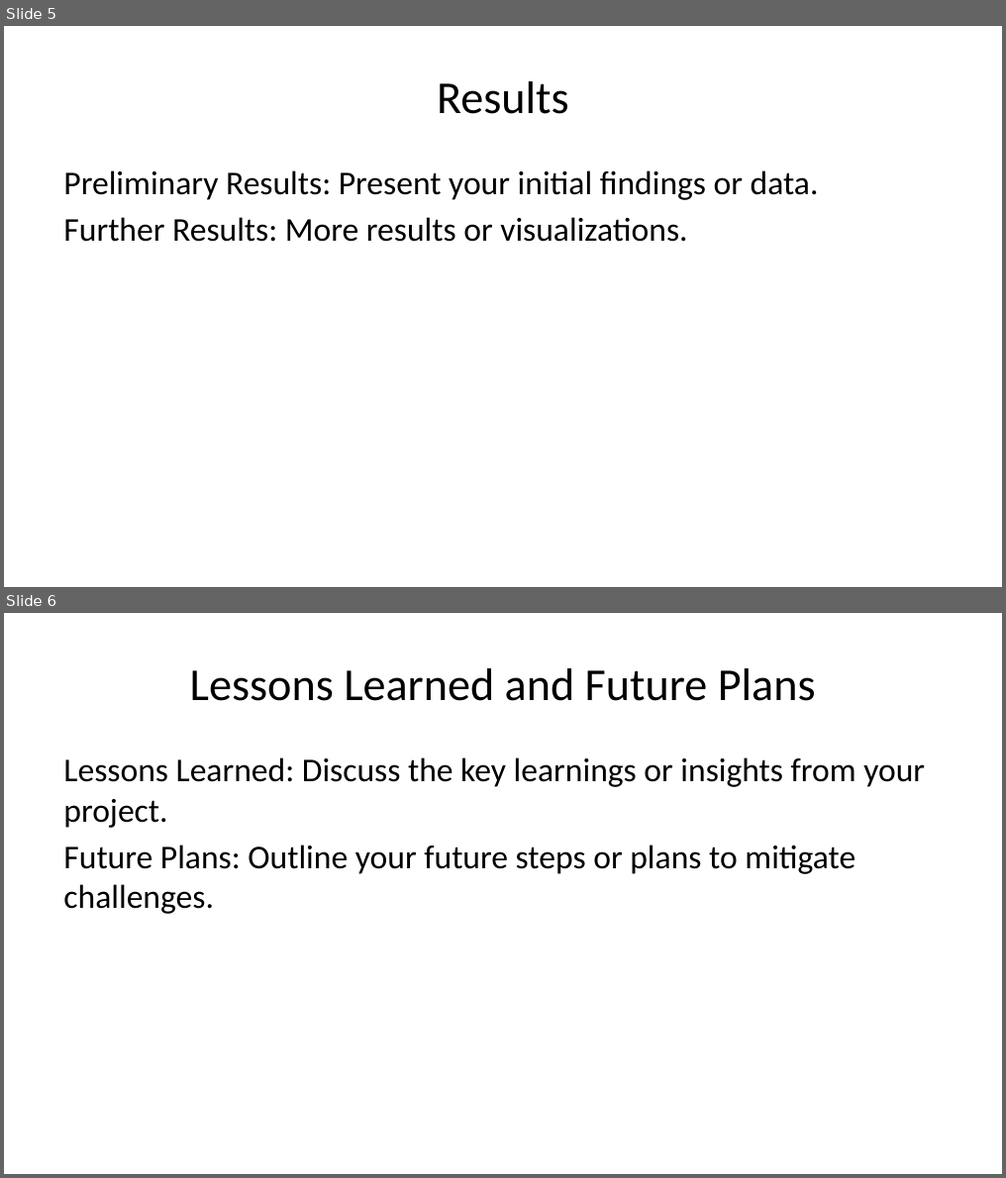
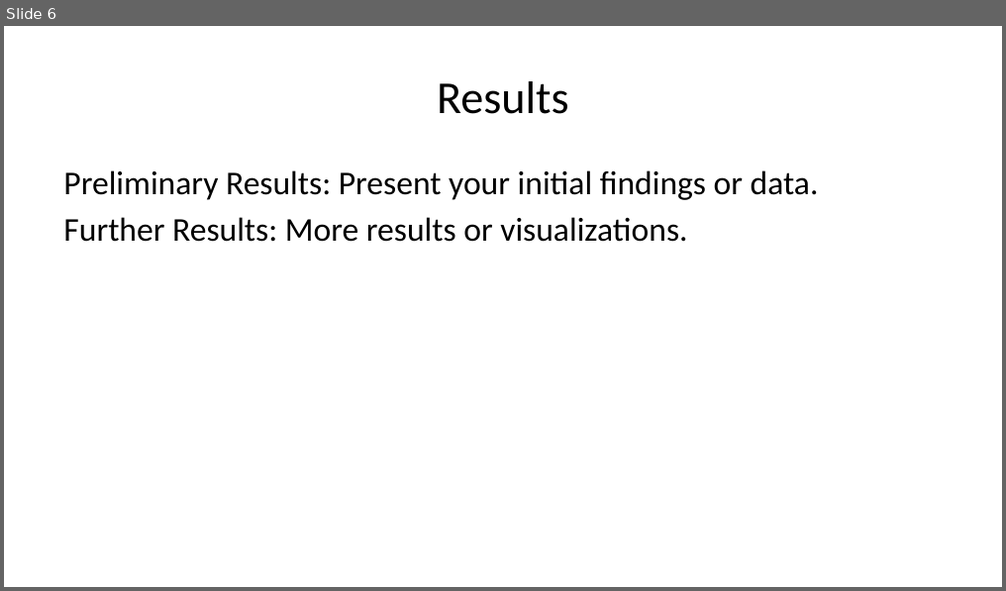
Before and after one commit to ameeraattiah/projectPPT, a slide deck: projectPPT.pptx. Shown one above the other, each under a label of ours: slides 5 and 6 before the commit, slide 6 after it. The pictures are 1006x1178 and 1006x591 pixels, drawn with LibreOffice and Linux fonts; fonts in the diff are those of the drawing. Boxes give left, top, right and bottom in pixels: in the first picture for what was removed or moved away, otherwise in the second. Text is boxed around its words. In the diff, an @@ line names an element or a change of style, - is before the commit and + after.

```diff
--- a/projectPPT.pptx
+++ b/projectPPT.pptx
@@ slide 6 removed at (x1=4, y1=613, x2=1002, y2=1174), background #FFFFFF @@
@@ title removed at (x1=190, y1=668, x2=816, y2=701) @@
-Lessons Learned and Future Plans
@@ text removed at (x1=63, y1=758, x2=925, y2=914) @@
-Lessons Learned: Discuss the key learnings or insights from your project.
-Future Plans: Outline your future steps or plans to mitigate challenges.
@@ what was slide 5 is now slide 6 @@
```
Also in this commit, not shown: 1 slide changed, 4 slides added, 1 other slide removed, 1 other file.
